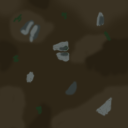
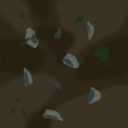
Before/after of a 128px x 128px layered artwork. What changed in the layer stack:
added group "Var 3" with 5 layers above "var 2" over bbox(0, 2, 126, 123)
added layer "Layer 12" in group "Var 3" over bbox(10, 11, 111, 118)
added layer "Layer 11" in group "Var 3" over bbox(23, 20, 102, 122)
added layer "Layer 10" in group "Var 3" over bbox(0, 2, 126, 123)
added layer "Layer 9" in group "Var 3" over bbox(0, 2, 126, 123)
added layer "Rectangle 1" (1st of 2, in "Var 3") in group "Var 3" over bbox(7, 6, 121, 122)
added group "Group 1" with 5 layers above "Background" over bbox(0, 2, 126, 123)
moved "Layer 5" into group "Group 1" over bbox(19, 14, 106, 96)
moved "Layer 2" into group "Group 1" over bbox(12, 11, 113, 117)
moved "Layer 4" into group "Group 1" over bbox(0, 34, 124, 123)
moved "Layer 3" into group "Group 1" over bbox(0, 2, 126, 123)
moved "Layer 1" into group "Group 1" over bbox(0, 2, 126, 123)
